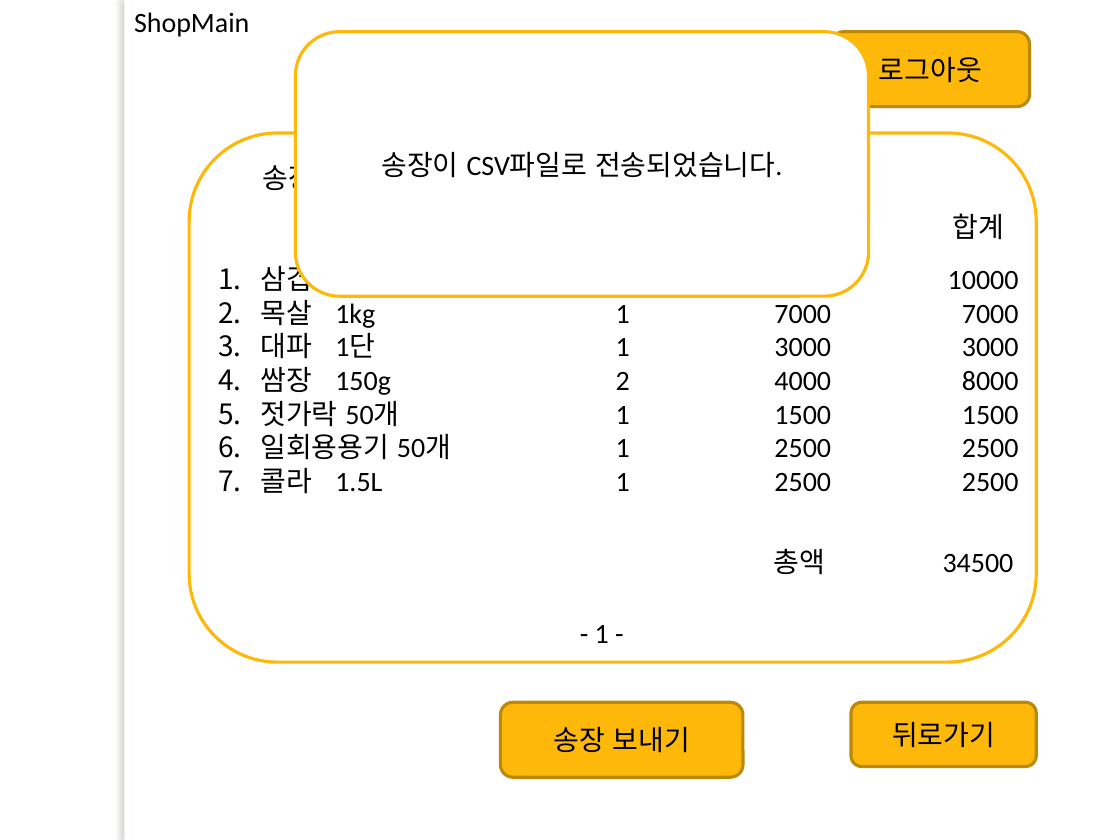
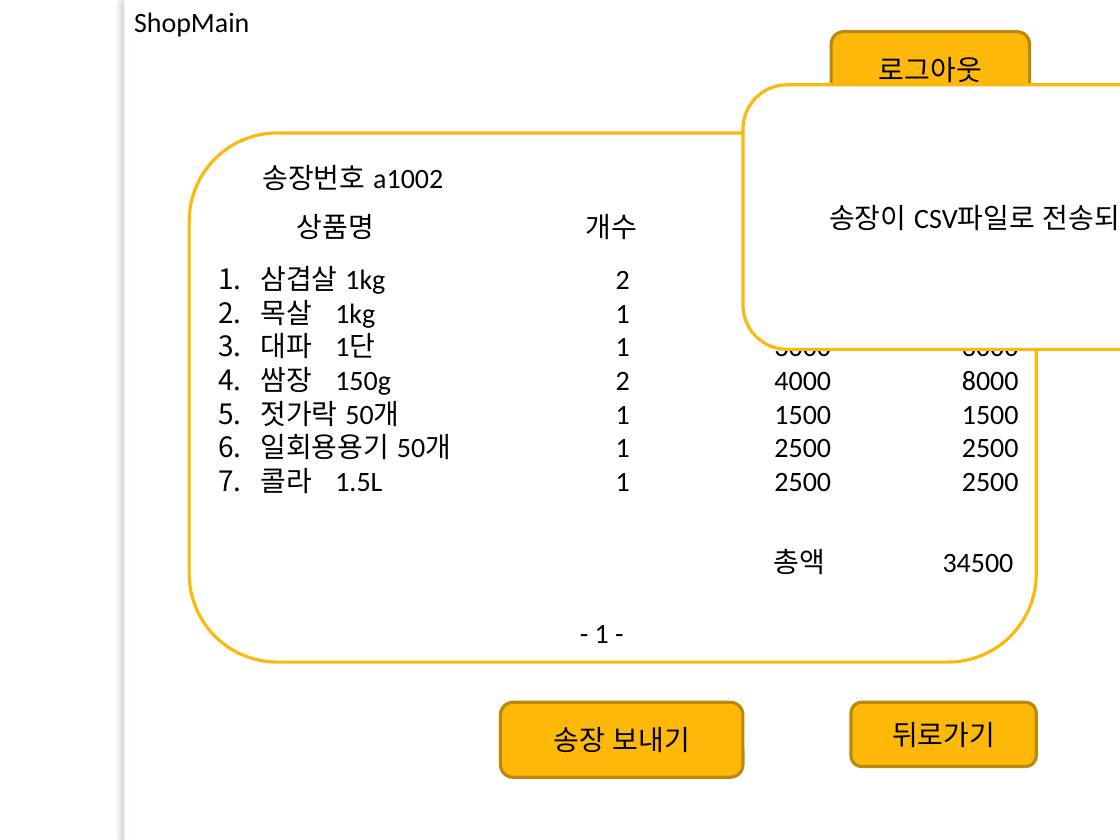
Before and after one commit to lx9203/fulfillmentBlue, a slide deck: slide 8 of 프레젠테이션1.pptx (slide 7 before the commit). Drawn at 1120x840 pixels with LibreOffice and Linux fonts; fonts in the diff are those of the drawing; background and template pictures are left out. Boxes give left, top, right and bottom in pixels: in the first picture for what was removed or moved away, otherwise in the second. Text is boxed around its words. In the diff, an @@ line names an element or a change of style, - is before the commit and + after.

```diff
--- a/프레젠테이션1.pptx
+++ b/프레젠테이션1.pptx
@@ rounded rectangle "송장이 CSV파일로 전송되었습니다.": place and size @@
-rounded rectangle "송장이 CSV파일로 전송되었습니다." at [296,31,869,296]
+rounded rectangle "송장이 CSV파일로 전송되었습니다." at [743,85,1120,349]
```
Also in this commit, not shown: 2 other slides changed, 2 slides added.
